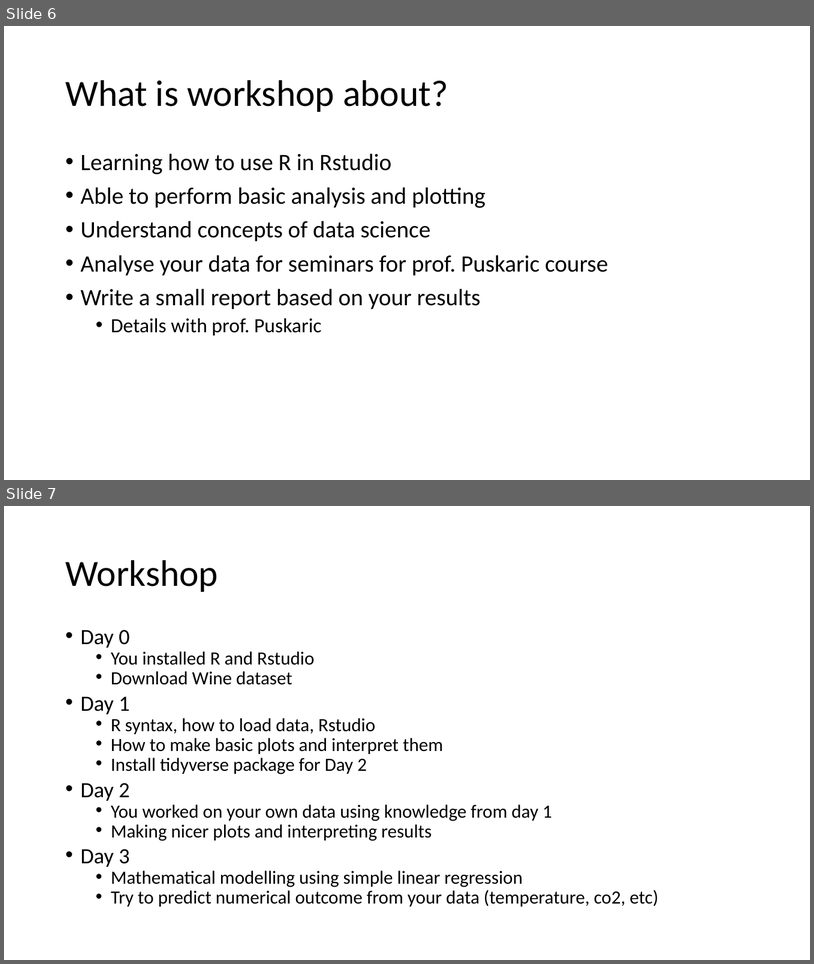
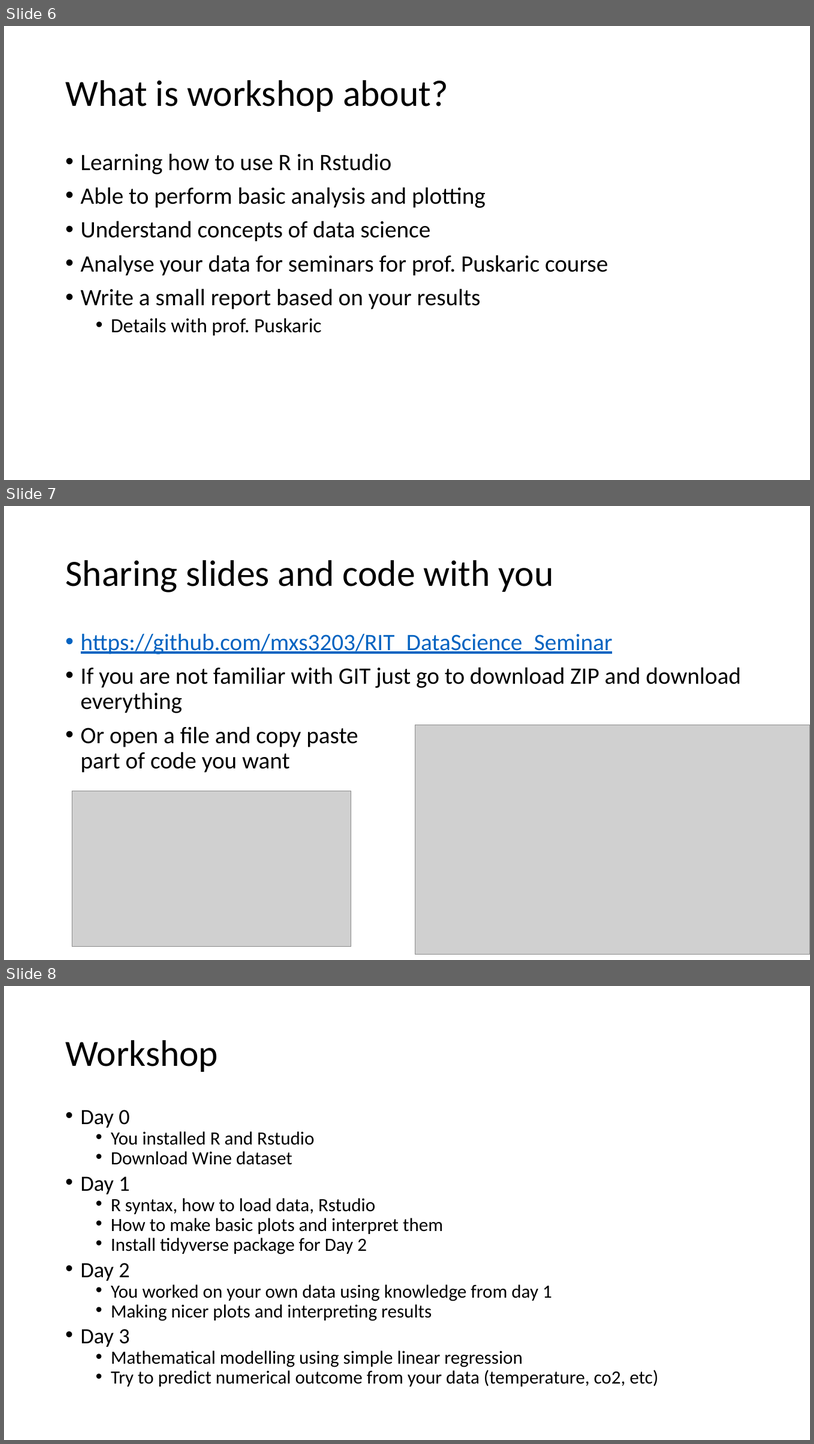
Before and after one commit to mariak13/RIT_DataScience_Seminar, a slide deck: ppt/day1.pptx. Shown one above the other, each under a label of ours: slides 6 and 7 before the commit, slides 6, 7 and 8 after it. The pictures are 814x964 and 814x1444 pixels, drawn with LibreOffice and Linux fonts; fonts in the diff are those of the drawing; grey boxes stand for pictures. Boxes give left, top, right and bottom in pixels: in the first picture for what was removed or moved away, otherwise in the second. Text is boxed around its words. In the diff, an @@ line names an element or a change of style, - is before the commit and + after.

```diff
--- a/ppt/day1.pptx
+++ b/ppt/day1.pptx
@@ slide 7 added at <box>4,506,810,960</box>, background #FFFFFF @@
@@ title added at <box>65,560,554,592</box>, 44 pt, text #000000 @@
+Sharing slides and code with you
@@ text added at <box>81,633,741,772</box>, 28 pt, text #000000 @@
+• https://github.com/mxs3203/RIT_DataScience_Seminar
+• If you are not familiar with GIT just go to download ZIP and download everything
+• Or open a file and copy paste
+  part of code you want
@@ picture added at <box>416,725,810,954</box> @@
@@ picture added at <box>72,791,351,946</box> @@
@@ what was slide 7 is now slide 8 @@
```
Also in this commit, not shown: 1 slide changed, 17 other files.
